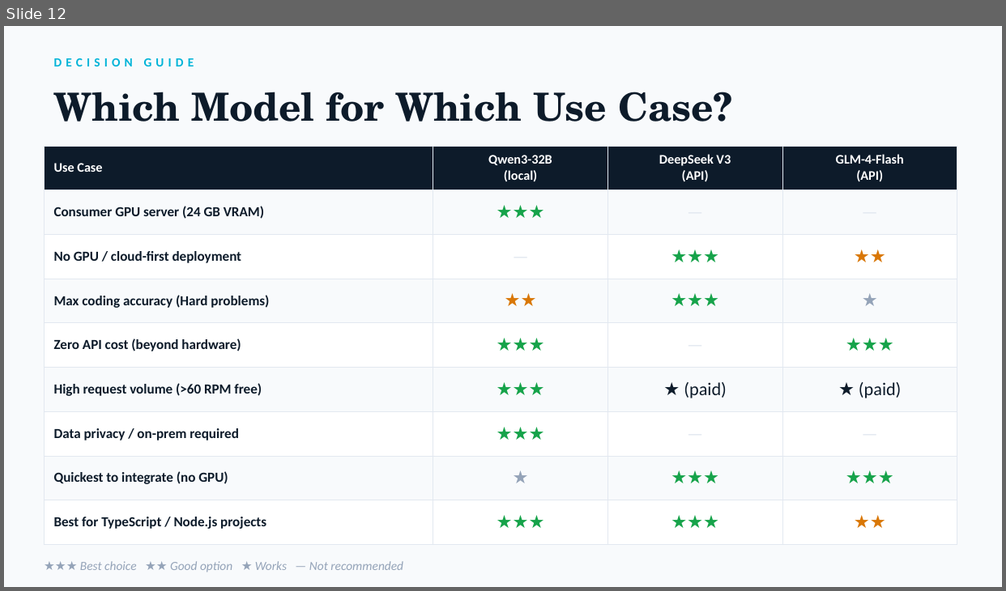
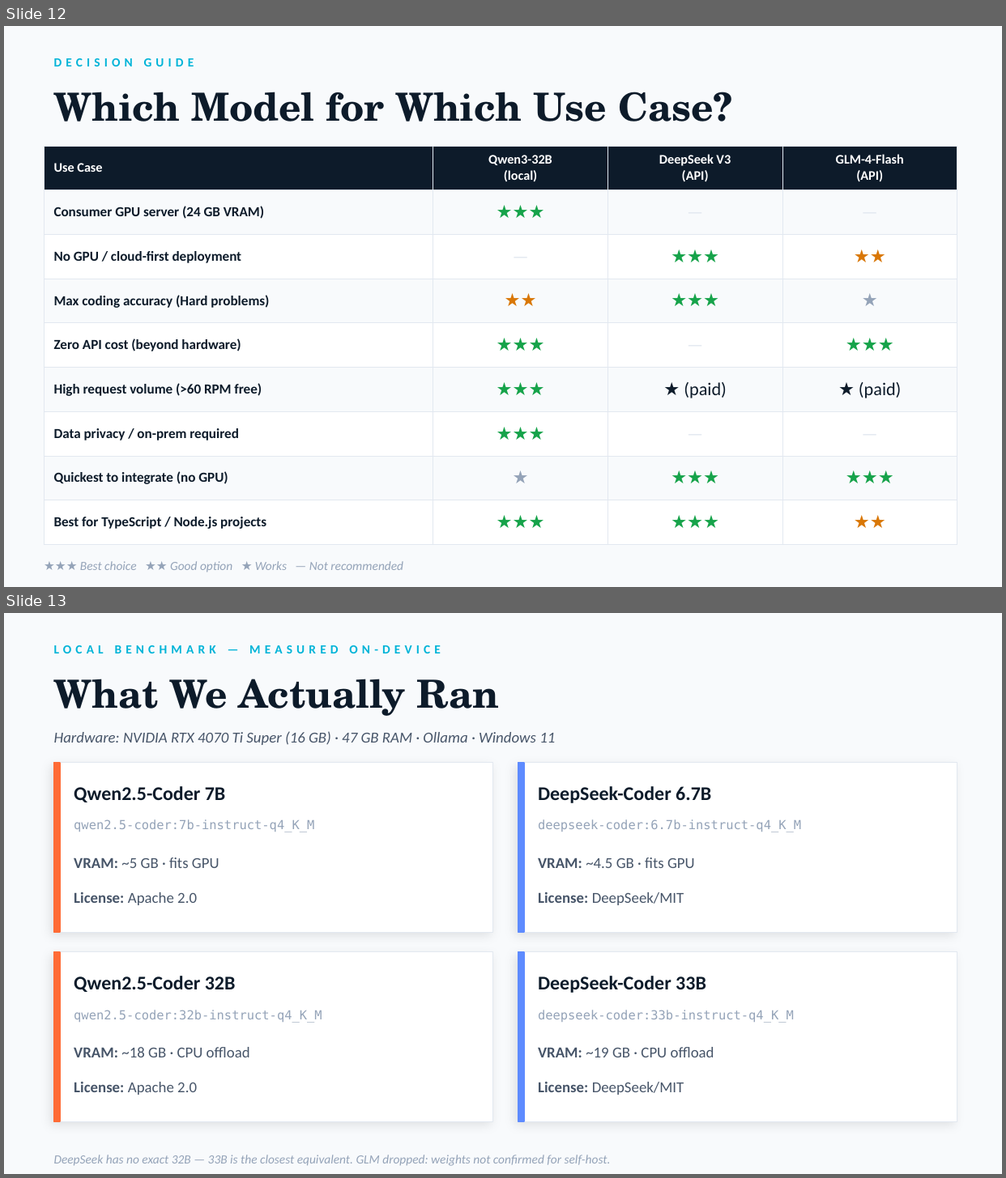
Before and after one commit to dhir-man/Claude-Trading-Bot, a slide deck: llm-coding-eval/LLM-Coding-Eval-Report.pptx. Shown one above the other, each under a label of ours: slide 12 before the commit, slides 12 and 13 after it. The pictures are 1006x591 and 1006x1178 pixels, drawn with LibreOffice and Linux fonts; fonts in the diff are those of the drawing. Boxes give left, top, right and bottom in pixels: in the first picture for what was removed or moved away, otherwise in the second. Text is boxed around its words. In the diff, an @@ line names an element or a change of style, - is before the commit and + after.

```diff
--- a/llm-coding-eval/LLM-Coding-Eval-Report.pptx
+++ b/llm-coding-eval/LLM-Coding-Eval-Report.pptx
@@ slide 13 added at bbox=[4, 613, 1002, 1174], background #F8FAFC @@
@@ text added at bbox=[54, 645, 441, 653], 9 pt, text #00B4D8, bold @@
+LOCAL BENCHMARK — MEASURED ON-DEVICE
@@ text added at bbox=[54, 679, 500, 716], 28 pt, text #0D1B2A, bold @@
+What We Actually Ran
@@ text added at bbox=[54, 731, 555, 745], 11 pt, text #475569, italic @@
+Hardware: NVIDIA RTX 4070 Ti Super (16 GB) · 47 GB RAM · Ollama · Windows 11
@@ rectangle added at bbox=[54, 763, 493, 932], fill #FFFFFF, outline #E2E8F0 0.5 pt @@
@@ rectangle added at bbox=[54, 763, 60, 932], fill #FF6B35, outline #FF6B35 1 pt @@
@@ rectangle added at bbox=[518, 763, 957, 932], fill #FFFFFF, outline #E2E8F0 0.5 pt @@
@@ rectangle added at bbox=[518, 763, 524, 932], fill #5E8BFF, outline #5E8BFF 1 pt @@
@@ text added at bbox=[74, 786, 226, 803], 14 pt, text #0D1B2A, bold @@
+Qwen2.5-Coder 7B
@@ text added at bbox=[538, 786, 711, 803], 14 pt, text #0D1B2A, bold @@
+DeepSeek-Coder 6.7B
@@ text added at bbox=[74, 820, 314, 833], 9 pt, text #94A3B8 @@
+qwen2.5-coder:7b-instruct-q4_K_M
@@ text added at bbox=[538, 820, 801, 833], 9 pt, text #94A3B8 @@
+deepseek-coder:6.7b-instruct-q4_K_M
@@ text added at bbox=[74, 858, 219, 868], 11 pt, text #475569 @@
+VRAM: ~5 GB · fits GPU
@@ text added at bbox=[538, 858, 695, 868], 11 pt, text #475569 @@
+VRAM: ~4.5 GB · fits GPU
@@ text added at bbox=[74, 892, 197, 905], 11 pt, text #475569 @@
+License: Apache 2.0
@@ text added at bbox=[538, 892, 684, 905], 11 pt, text #475569 @@
+License: DeepSeek/MIT
@@ rectangle added at bbox=[54, 952, 493, 1122], fill #FFFFFF, outline #E2E8F0 0.5 pt @@
@@ rectangle added at bbox=[54, 952, 60, 1122], fill #FF6B35, outline #FF6B35 1 pt @@
@@ rectangle added at bbox=[518, 952, 957, 1122], fill #FFFFFF, outline #E2E8F0 0.5 pt @@
@@ rectangle added at bbox=[518, 952, 524, 1122], fill #5E8BFF, outline #5E8BFF 1 pt @@
@@ text added at bbox=[74, 976, 236, 992], 14 pt, text #0D1B2A, bold @@
+Qwen2.5-Coder 32B
@@ text added at bbox=[538, 976, 706, 993], 14 pt, text #0D1B2A, bold @@
+DeepSeek-Coder 33B
@@ text added at bbox=[74, 1010, 322, 1023], 9 pt, text #94A3B8 @@
+qwen2.5-coder:32b-instruct-q4_K_M
@@ text added at bbox=[538, 1010, 794, 1023], 9 pt, text #94A3B8 @@
+deepseek-coder:33b-instruct-q4_K_M
@@ text added at bbox=[74, 1047, 250, 1058], 11 pt, text #475569 @@
+VRAM: ~18 GB · CPU offload
@@ text added at bbox=[538, 1047, 714, 1058], 11 pt, text #475569 @@
+VRAM: ~19 GB · CPU offload
@@ text added at bbox=[74, 1082, 197, 1095], 11 pt, text #475569 @@
+License: Apache 2.0
@@ text added at bbox=[538, 1082, 684, 1095], 11 pt, text #475569 @@
+License: DeepSeek/MIT
@@ text added at bbox=[54, 1155, 611, 1166], 9 pt, text #94A3B8, italic @@
+DeepSeek has no exact 32B — 33B is the closest equivalent. GLM dropped: weights not confirmed for self-host.
```
Also in this commit, not shown: 1 slide changed, 5 other slides added, 46 other files.
